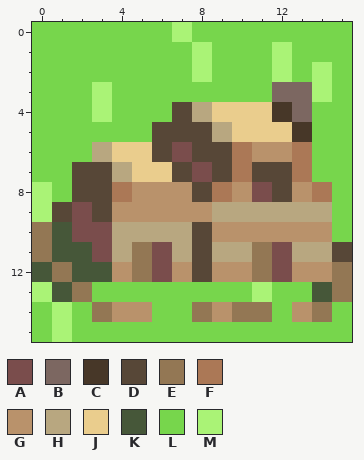
A pixel-art sprite gets an edit: public/img/coal-mine.png. Above is the file before it was changed.
The file is 32x32 pixels, drawn in blocks of 2x2; one block is one cell here.
Palette (. is transparent): A #7a4d4c  B #7c6761  C #473728  D #574737  E #937754  F #ab7856  G #b9926b  H #b8a780  J #eacd8d  K #465739  L #77d64c  M #aaf376
Pixels before, first column x 0:
 0 LLLLLLLMLLLLLLLL
 1 LLLLLLLLMLLLMLLL
 2 LLLLLLLLMLLLMLML
 3 LLLMLLLLLLLLBBML
 4 LLLMLLLDHJJJCBLL
 5 LLLLLLDDDHJJJCLL
 6 LLLHJJDADDFGGFLL
 7 LLDDHJJDADFDDFLL
 8 MLDDFGGGDFGADGFL
 9 MDADGGGGGHHHHHHL
10 EKAAHHHHDGGGGGGL
11 EKKAHEAHDHHEAHHD
12 KEKKGEAGDGGEAGGE
13 MKELLLLLLLLMLLKE
14 LMLEGGLLEGEELGEL
15 LMLLLLLLLLLLLLLL
Now the later version:
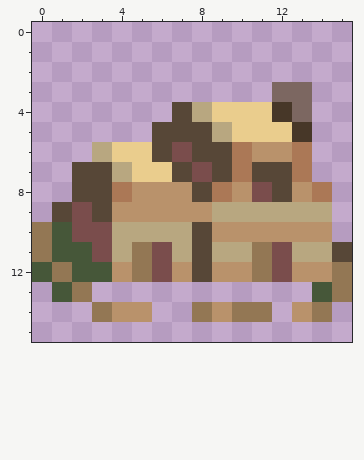
The edit:
The edit erases colour L in row 0 at x 0 to 6 and 8 to 15; in row 1 at x 0 to 7, 9 to 11 and 13 to 15; in row 2 at x 0 to 7, 9 to 11, 13 and 15; in row 3 at x 0 to 2, 4 to 11 and 15; in row 4 at x 0 to 2, 4 to 6 and 14 to 15; in row 5 at x 0 to 5 and 14 to 15.
The edit erases colour L in row 6 at x 0 to 2 and 14 to 15; in row 7 at x 0 to 1 and 14 to 15; in row 8 at x 1 and 15; in rows 9 to 10 at x 15; in row 13 at x 3 to 10 and 12 to 13; in row 14 at x 0, 2, 6 to 7, 12 and 15.
The edit erases colour L in row 15 at x 0 and 2 to 15.
The edit erases colour M in row 0 at x 7; in row 1 at x 8 and 12; in row 2 at x 8, 12 and 14; in row 3 at x 3 and 14; in row 4 at x 3; in rows 8 to 9 at x 0.
The edit erases colour M in row 13 at x 0 and 11; in rows 14 to 15 at x 1.
